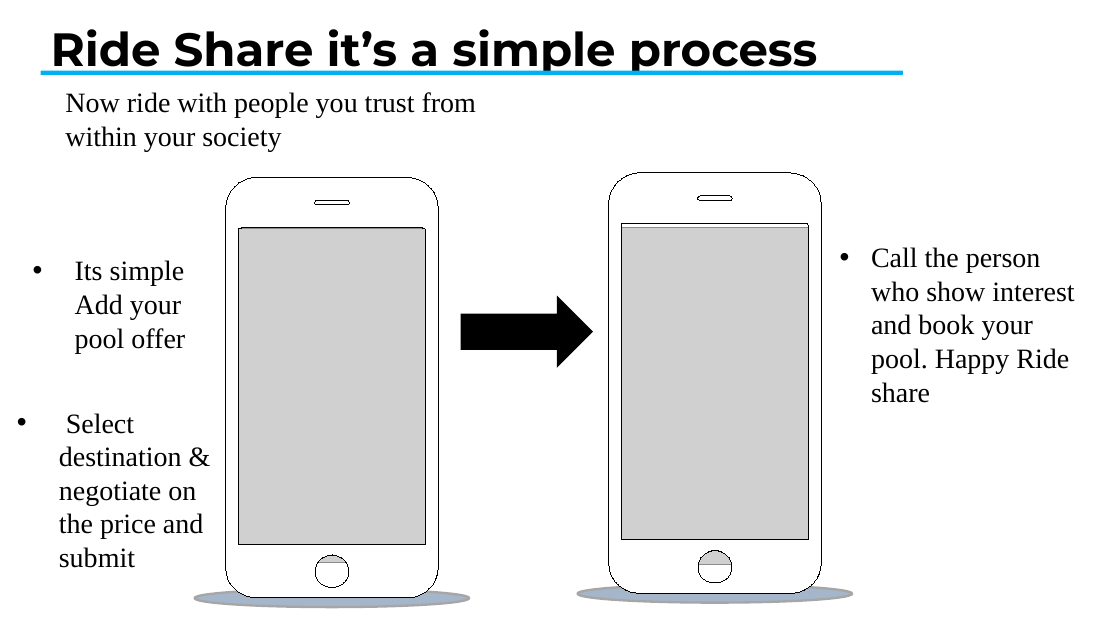
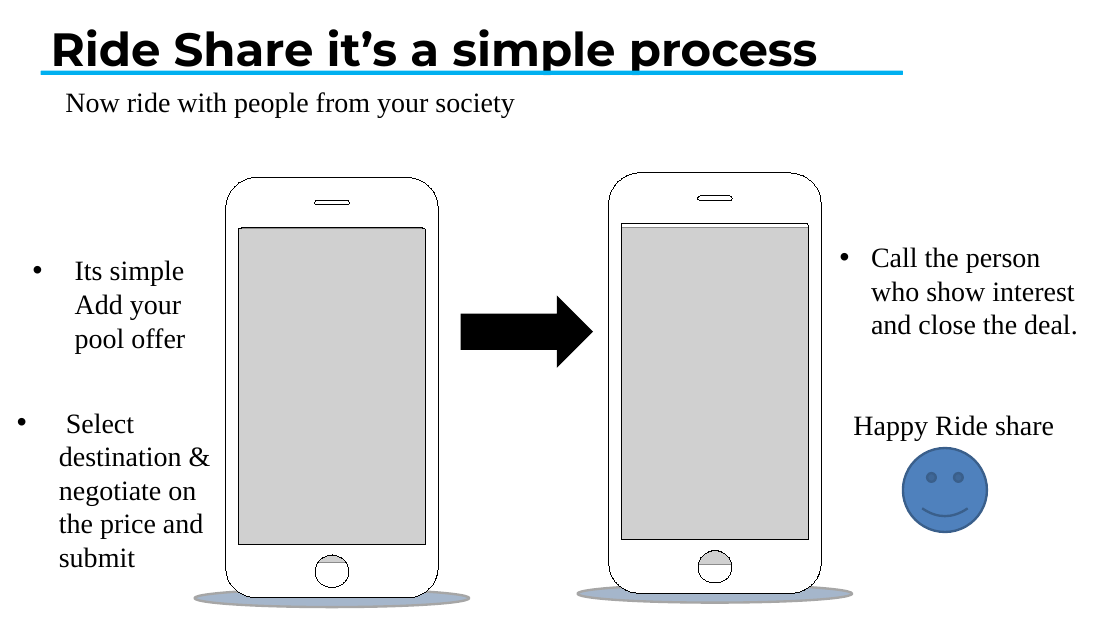
Before and after one commit to Anvisys/Documents, a slide deck: slide 10 of Nestin presentation.pptx. Drawn at 1120x630 pixels with LibreOffice and Linux fonts; fonts in the diff are those of the drawing; grey boxes stand for pictures. Boxes give left, top, right and bottom in pixels: in the first picture for what was removed or moved away, otherwise in the second. Text is boxed around its words. In the diff, an @@ line names an element or a change of style, - is before the commit and + after.

```diff
--- a/Nestin presentation.pptx
+++ b/Nestin presentation.pptx
@@ text at <box>65,92,514,118</box>: text changed @@
-Now ride with people you trust from within your society
+Now ride with people from your society
@@ text at <box>853,247,1078,441</box>: text changed @@
-• Call the person who show interest and book your pool. Happy Ride share
+• Call the person who show interest and close the deal.
+Happy Ride share
@@ smiley face added at <box>903,448,987,532</box>, fill #4F81BD, outline #3A5F8C 2 pt @@
```
Also in this commit, not shown: 11 other slides changed, 1 slide added, 1 slide removed.
